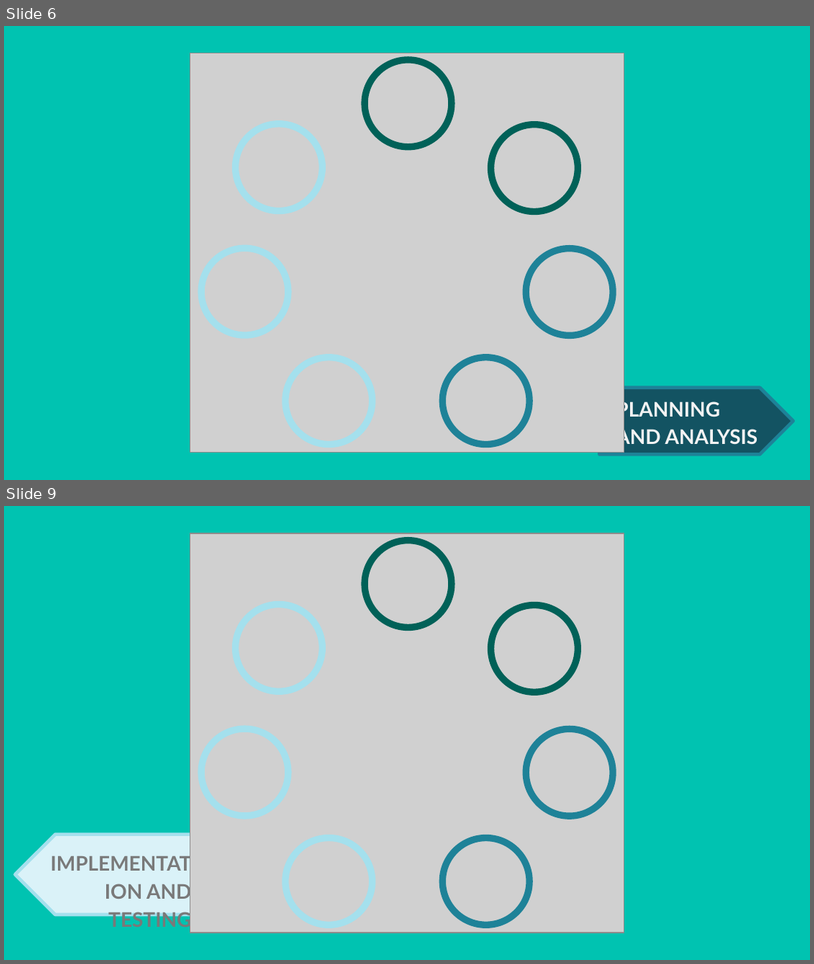
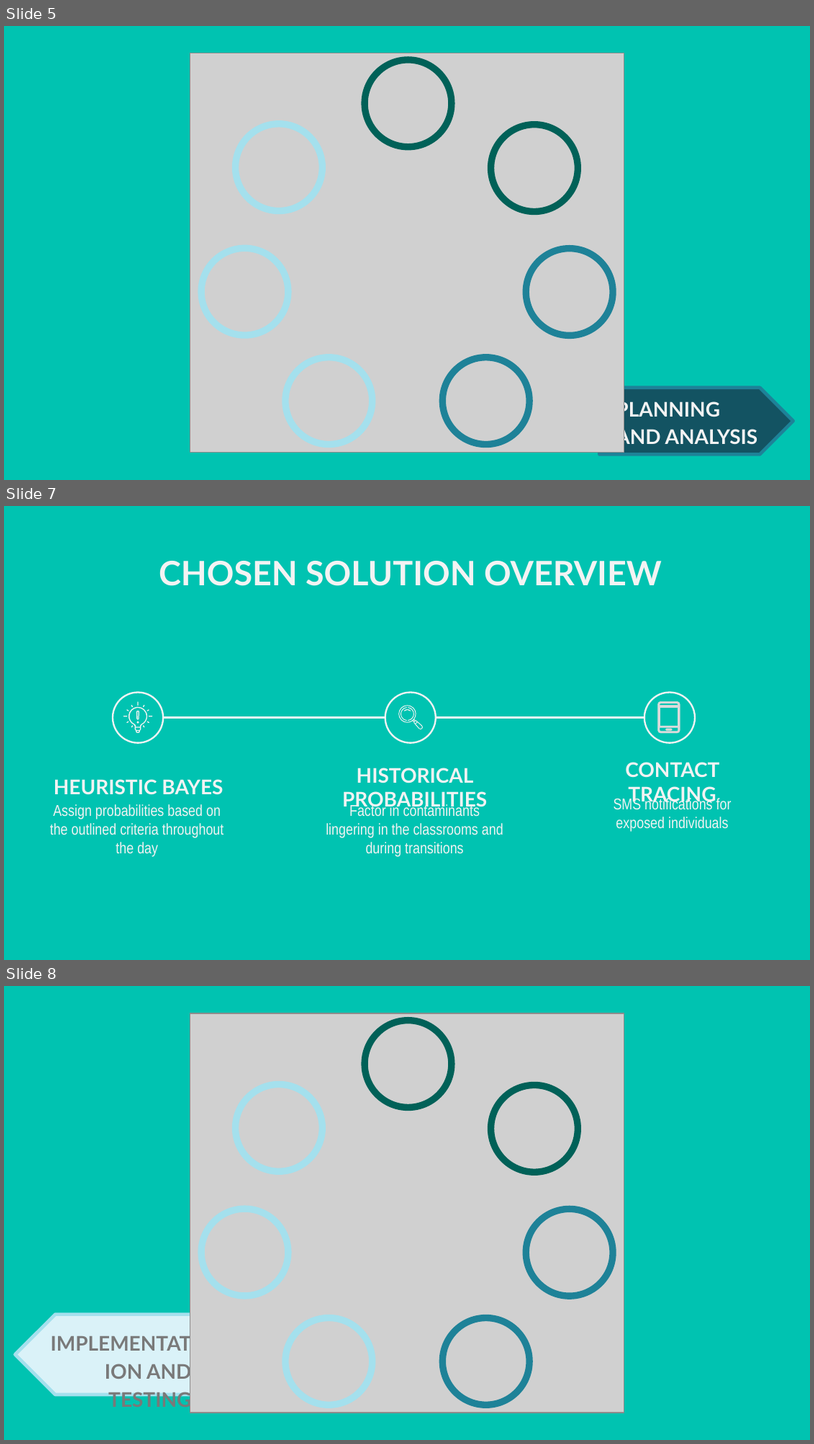
Before and after one commit to jpaglia/oec-2021, a slide deck: TEAMXXX_OEC2021_Programming.pptx. Shown one above the other, each under a label of ours: slides 6 and 9 before the commit, slides 5, 7 and 8 after it; the slides between them are not shown. The pictures are 814x964 and 814x1444 pixels, drawn with LibreOffice and Linux fonts; fonts in the diff are those of the drawing; grey boxes stand for pictures; background and template pictures are left out. Boxes give left, top, right and bottom in pixels: in the first picture for what was removed or moved away, otherwise in the second. Text is boxed around its words. In the diff, an @@ line names an element or a change of style, - is before the commit and + after.

```diff
--- a/TEAMXXX_OEC2021_Programming.pptx
+++ b/TEAMXXX_OEC2021_Programming.pptx
@@ slide 7 added at bbox=[4, 506, 810, 960], background picture (left out) @@
@@ title added at bbox=[159, 561, 662, 586], 30 pt, text #F3F3F3, bold @@
+CHOSEN SOLUTION OVERVIEW
@@ ellipse added at bbox=[113, 692, 164, 743], outline #F3F3F3 1.5 pt @@
@@ ellipse added at bbox=[386, 692, 436, 743], outline #F3F3F3 1.5 pt @@
@@ ellipse added at bbox=[644, 692, 695, 743], outline #F3F3F3 1.5 pt @@
@@ group added at bbox=[124, 701, 152, 733]: 14 freeform shapes @@
@@ line added from (163, 717) to (386, 717), #F3F3F3 1.5 pt @@
@@ group added at bbox=[398, 705, 423, 729]: 4 freeform shapes @@
@@ line added from (436, 717) to (644, 717), #F3F3F3 1.5 pt @@
@@ freeform shape added at bbox=[658, 701, 680, 733], fill #DBDBDB, outline #DBDBDB 0.25 pt @@
@@ freeform shape added at bbox=[666, 728, 672, 730], fill #DBDBDB, outline #DBDBDB 0.25 pt @@
@@ text added at bbox=[625, 762, 720, 806], 18 pt, text #F3F3F3, bold @@
+CONTACT TRACING
@@ subtitle added at bbox=[54, 779, 223, 795], 18 pt, text #F3F3F3, bold @@
+HEURISTIC BAYES
@@ text added at bbox=[342, 767, 487, 811], 18 pt, text #F3F3F3, bold @@
+HISTORICAL PROBABILITIES
@@ subtitle added at bbox=[50, 804, 224, 857], 14 pt, text #F3F3F3 @@
+Assign probabilities based on the outlined criteria throughout the day
@@ text added at bbox=[326, 803, 504, 857], 14 pt, text #F3F3F3 @@
+Factor in contaminants lingering in the classrooms and during transitions
@@ text added at bbox=[614, 797, 732, 831], 14 pt, text #F3F3F3 @@
+SMS notifications for exposed individuals
@@ what was slide 6 is now slide 5 @@
@@ what was slide 9 is now slide 8 @@
```
Also in this commit, not shown: 6 slides changed, 6 other slides added, 7 slides removed, 1 other file.
